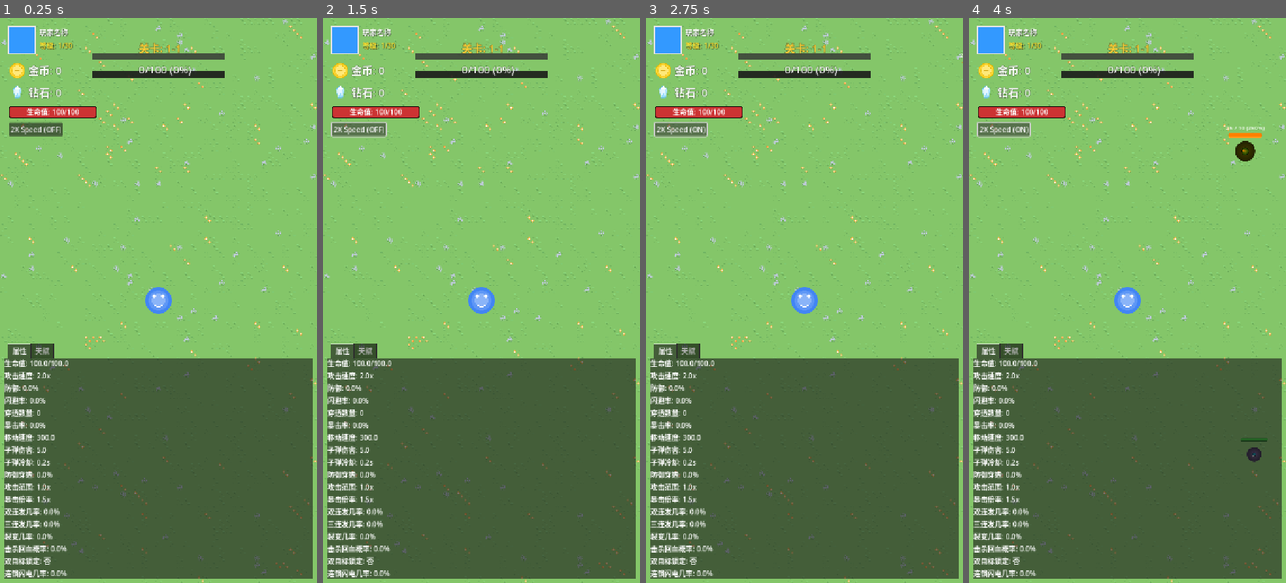
Above: before the commit, frames 1-4 (left to right).
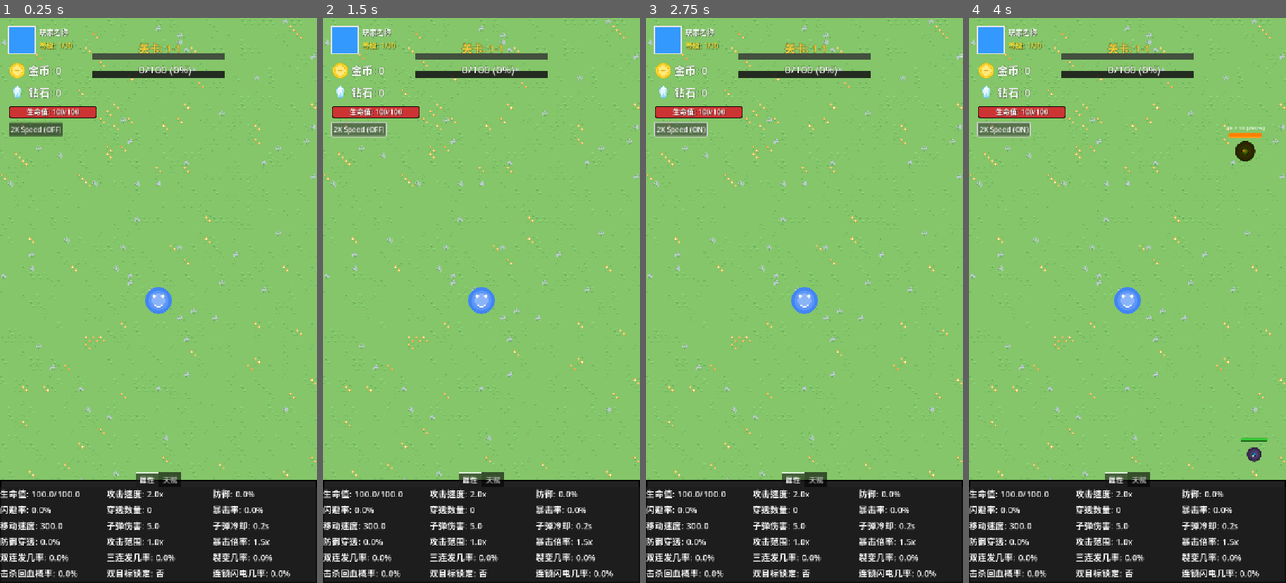
Above: after the commit, the same moments.

Repository: Jieice/Godot-MobileShooter
Game: Godot game, scene res://scenes/main.tscn
Same seed, same stepped clock (60 frames per second), same inputs: the game is played once before the commit and once after it.
Inputs:
- Up to frame 1 (0.25 s): no input
- Up to frame 2 (1.5 s): click "2X Speed (OFF)" at 0.5 s; click "2X Speed (ON)" at 1.25 s
- Up to frame 3 (2.75 s): click "2X Speed (OFF)" at 2 s
- Up to frame 4 (4 s): click "2X Speed (ON)" at 2.75 s; click "2X Speed (OFF)" at 3.5 s

The runs differ from the first frame. In frame 1, 39% of the frame differs, in the area x 0-100%, y 16-100%; in frame 2, 39%; in frame 3, 39%; in frame 4, 39%.

Commit message:
fix: talent panel auto refresh, button enable, and UI polish

Diff:
--- /dev/null
+++ b/assets/UI/final_dark_theme.tres
@@ -0,0 +1,62 @@
+[gd_resource type="Theme" load_steps=8 format=3 uid="uid://cc1tv5fsfdwgj"]
+
+[sub_resource type="StyleBoxFlat" id="StyleBoxFlat_fmaqj"]
+bg_color = Color(0.288518, 0.28851798, 0.28851798, 1)
+border_width_left = 2
+border_width_top = 2
+border_width_right = 2
+border_width_bottom = 2
+
+[sub_resource type="StyleBoxFlat" id="StyleBoxFlat_xjcug"]
+bg_color = Color(0.31431624, 0.31431606, 0.3143161, 1)
+border_width_left = 2
+border_width_top = 2
+border_width_right = 2
+border_width_bottom = 2
+
+[sub_resource type="StyleBoxFlat" id="StyleBoxFlat_cgv4o"]
+bg_color = Color(0.2, 0.2, 0.2, 1)
+border_width_left = 2
+border_width_top = 2
+border_width_right = 2
+border_width_bottom = 2
+border_color = Color(0.6419339, 0.64193404, 0.64193374, 1)
+
+[sub_resource type="StyleBoxFlat" id="StyleBoxFlat_lonwc"]
+bg_color = Color(0.04755766, 0.047557645, 0.047557645, 1)
+border_width_left = 2
+border_width_top = 2
+border_width_right = 2
+border_width_bottom = 2
+border_color = Color(0.5609549, 0.5609549, 0.5609547, 1)
+
+[sub_resource type="StyleBoxFlat" id="StyleBoxFlat_e3eu7"]
+bg_color = Color(0.13333334, 0.13333334, 0.13333334, 1)
+border_width_left = 3
+border_width_top = 3
+border_width_right = 3
+border_width_bottom = 3
+border_color = Color(0.011087579, 0.011087578, 0.01108758, 1)
+corner_detail = 10
+
+[sub_resource type="StyleBoxFlat" id="StyleBoxFlat_pek71"]
+bg_color = Color(0.2665752, 0.26657522, 0.26657507, 1)
+
+[sub_resource type="StyleBoxFlat" id="StyleBoxFlat_nwqal"]
+bg_color = Color(0.2, 0.6, 1, 1)
+
+[resource]
+Button/colors/font_color = Color(1, 1, 1, 1)
+Button/colors/font_hover_color = Color(1, 1, 1, 1)
+Button/colors/font_pressed_color = Color(0.7204674, 0.7204675, 0.7204674, 1)
+Button/colors/icon_disabled_color = Color(0.103743516, 0.10374353, 0.103743516, 1)
+Button/styles/disabled = SubResource("StyleBoxFlat_fmaqj")
+Button/styles/hover = SubResource("StyleBoxFlat_xjcug")
+Button/styles/normal = SubResource("StyleBoxFlat_cgv4o")
+Button/styles/pressed = SubResource("StyleBoxFlat_lonwc")
+Label/colors/font_color = Color(1, 1, 1, 1)
+Label/colors/font_shadow_color = Color(0, 0, 0, 0.49019608)
+Label/font_sizes/font_size = 16
+Panel/styles/panel = SubResource("StyleBoxFlat_e3eu7")
+ProgressBar/styles/background = SubResource("StyleBoxFlat_pek71")
+ProgressBar/styles/fill = SubResource("StyleBoxFlat_nwqal")
--- a/scenes/hud.tscn
+++ b/scenes/hud.tscn
@@ -4,7 +4,8 @@
 [ext_resource type="Script" uid="uid://bfq78wriabsgl" path="res://scripts/attribute_panel.gd" id="2_6fi6k"]
 [ext_resource type="Texture2D" uid="uid://cicmmieorh0ny" path="res://assets/sprites/coin.svg" id="2_uo2fv"]
 [ext_resource type="Texture2D" uid="uid://bb4b7pt0x4v7l" path="res://assets/sprites/diamond.svg" id="3_047uy"]
-[ext_resource type="Script" uid="uid://b3ku8b6u08lkb" path="res://scripts/talentstree.gd" id="3_v118s"]
+[ext_resource type="Theme" uid="uid://cc1tv5fsfdwgj" path="res://assets/UI/final_dark_theme.tres" id="4_047uy"]
+[ext_resource type="Script" uid="uid://dvf10u0fdb04h" path="res://scripts/talent_panel.gd" id="6_047uy"]
 
 [sub_resource type="LabelSettings" id="LabelSettings_047uy"]
 font_size = 24
@@ -35,13 +36,6 @@
 corner_radius_bottom_right = 5
 corner_radius_bottom_left = 5
 
-[sub_resource type="StyleBoxFlat" id="StyleBoxFlat_0i1j5"]
-bg_color = Color(0.2, 0.2, 0.2, 0.8)
-corner_radius_top_left = 8
-corner_radius_top_right = 8
-corner_radius_bottom_right = 8
-corner_radius_bottom_left = 8
-
 [node name="UI" type="CanvasLayer"]
 script = ExtResource("1_5ysmq")
 
@@ -191,6 +185,7 @@
 offset_top = 200.0
 offset_right = 220.0
 offset_bottom = 227.0
+theme = ExtResource("4_047uy")
 theme_override_colors/font_color = Color(1, 1, 1, 1)
 theme_override_colors/font_outline_color = Color(0, 0, 0, 1)
 theme_override_styles/background = SubResource("StyleBoxFlat_5pdws")
@@ -226,7 +221,7 @@
 offset_bottom = 100.0
 grow_horizontal = 2
 grow_vertical = 2
-theme_override_styles/panel = SubResource("StyleBoxFlat_0i1j5")
+theme = ExtResource("4_047uy")
 
 [node name="GameOverLabel" type="Label" parent="GameOverPanel"]
 layout_mode = 1
@@ -273,34 +268,55 @@
 grow_vertical = 0
 text = "重新开始"
 
-[node name="BottomPanel" type="TabContainer" parent="."]
+[node name="Panel" type="Panel" parent="."]
 anchors_preset = -1
-anchor_top = 0.7
+anchor_top = 0.81700003
 anchor_right = 1.0
 anchor_bottom = 1.0
-offset_left = 10.0
-offset_right = -10.0
-offset_bottom = -10.0
+offset_top = 0.23999023
 grow_horizontal = 2
 grow_vertical = 0
+size_flags_vertical = 4
+theme = ExtResource("4_047uy")
+
+[node name="BottomPanel" type="TabContainer" parent="Panel"]
+layout_mode = 1
+anchors_preset = -1
+anchor_top = -0.068
+anchor_right = 1.0
+anchor_bottom = 1.0
+offset_top = -0.087999344
+grow_horizontal = 2
+grow_vertical = 2
+tab_alignment = 1
 current_tab = 0
 
-[node name="属性" type="VBoxContainer" parent="BottomPanel"]
+[node name="属性" type="VBoxContainer" parent="Panel/BottomPanel"]
 layout_mode = 2
 script = ExtResource("2_6fi6k")
 metadata/_tab_index = 0
 
-[node name="天赋" type="VBoxContainer" parent="BottomPanel"]
+[node name="AttributesGrid" type="GridContainer" parent="Panel/BottomPanel/属性"]
+layout_mode = 2
+columns = 3
+
+[node name="天赋" type="VBoxContainer" parent="Panel/BottomPanel"]
 visible = false
 layout_mode = 2
-script = ExtResource("3_v118s")
+script = ExtResource("6_047uy")
 metadata/_tab_index = 1
 
-[node name="TalentDescription" type="Label" parent="BottomPanel/天赋"]
-layout_mode = 2
-text = "解锁并升级你的天赋能力"
-horizontal_alignment = 1
-
-[node name="HSeparator" type="HSeparator" parent="BottomPanel/天赋"]
-layout_mode = 2
-theme_override_constants/separation = 20
+[node name="TalentDescription" type="Label" parent="Panel/BottomPanel/天赋"]
+layout_mode = 2
+
+[node name="HSeparator" type="HSeparator" parent="Panel/BottomPanel/天赋"]
+layout_mode = 2
+
+[node name="TalentScroll" type="ScrollContainer" parent="Panel/BottomPanel/天赋"]
+layout_mode = 2
+size_flags_vertical = 3
+
+[node name="TalentList" type="VBoxContainer" parent="Panel/BottomPanel/天赋/TalentScroll"]
+layout_mode = 2
+size_flags_horizontal = 3
+size_flags_vertical = 3
--- a/scenes/main.tscn
+++ b/scenes/main.tscn
@@ -7,10 +7,11 @@
 [ext_resource type="Script" uid="uid://bp5g7041scqt2" path="res://scripts/enemy_spawner.gd" id="3_2ynop"]
 [ext_resource type="PackedScene" uid="uid://c8j6y4q3xgkwv" path="res://scenes/enemy.tscn" id="3_enemy_scene"]
 [ext_resource type="Texture2D" uid="uid://cfmecc5nx6aoq" path="res://assets/sprites/tilemap_packed.png" id="7_o6xl0"]
-[ext_resource type="PackedScene" path="res://scenes/enemy_normal.tscn" id="7_ya4ey"]
-[ext_resource type="PackedScene" path="res://scenes/enemy_elite.tscn" id="8_eb6dy"]
+[ext_resource type="PackedScene" uid="uid://cmrixe6xtxv3n" path="res://scenes/enemy_normal.tscn" id="7_ya4ey"]
+[ext_resource type="PackedScene" uid="uid://u7brs46k6vja" path="res://scenes/enemy_elite.tscn" id="8_eb6dy"]
 [ext_resource type="PackedScene" uid="uid://bld8jks2mhktu" path="res://scenes/hud.tscn" id="8_tipki"]
-[ext_resource type="PackedScene" path="res://scenes/enemy_boss.tscn" id="9_trceg"]
+[ext_resource type="PackedScene" uid="uid://dg4njxk1asr2c" path="res://scenes/enemy_boss.tscn" id="9_trceg"]
+[ext_resource type="Script" uid="uid://br0j1o0tptpca" path="res://scripts/level_manager.gd" id="12_eb6dy"]
 
 [sub_resource type="TileSetAtlasSource" id="TileSetAtlasSource_tipki"]
 texture = ExtResource("7_o6xl0")
@@ -248,3 +249,6 @@
 script = ExtResource("1_talents_script")
 
 [node name="UI" parent="." instance=ExtResource("8_tipki")]
+
+[node name="LevelManager" type="Node" parent="."]
+script = ExtResource("12_eb6dy")
--- a/scripts/attribute_panel.gd
+++ b/scripts/attribute_panel.gd
@@ -37,13 +37,25 @@
 		{"name": "DualTargetLabel", "label": "双目标锁定: "},
 		{"name": "ChainLightningChanceLabel", "label": "连锁闪电几率: "}
 	]
-
+	# 获取GridContainer
+	var grid = get_node_or_null("AttributesGrid")
+	if not grid:
+		push_error("AttributesGrid not found in AttributePanel!")
+		return
+	# 清空GridContainer
+	for child in grid.get_children():
+		child.queue_free()
 	for stat_info in stats_to_create:
-		var existing_label = get_node_or_null(stat_info.name)
+		var existing_label = grid.get_node_or_null(stat_info.name)
 		if not existing_label:
 			var new_label = Label.new()
 			new_label.name = stat_info.name
-			add_child(new_label)
+			new_label.text = stat_info.label
+			# 可选：设置字体大小和最小宽度
+			new_label.add_theme_font_size_override("font_size", 20)
+			new_label.custom_minimum_size = Vector2(120, 32)
+			new_label.size_flags_horizontal = Control.SIZE_EXPAND_FILL # 让每列均分
+			grid.add_child(new_label)
 
 # 当GameAttributes属性变化时更新
 func _on_game_attributes_changed(attribute_name, value):
@@ -60,7 +72,7 @@
 			return
 
 	var stats = [
-		{"name": "HealthLabel", "label": "生命值: ", "value": str(GameAttributes.health) + "/" + str(GameAttributes.max_health)}, # 直接从GameAttributes获取生命值
+		{"name": "HealthLabel", "label": "生命值: ", "value": str(GameAttributes.health) + "/" + str(GameAttributes.max_health)},
 		{"name": "AttackSpeedLabel", "label": "攻击速度: ", "value": str(snapped(GameAttributes.attack_speed, 0.1)) + "x"},
 		{"name": "DefenseLabel", "label": "防御: ", "value": str(snappedf(GameAttributes.defense * 100, 0.1)) + "%"},
 		{"name": "DodgeChanceLabel", "label": "闪避率: ", "value": str(snappedf(GameAttributes.dodge_chance * 100, 0.1)) + "%"},
@@ -79,12 +91,12 @@
 		{"name": "DualTargetLabel", "label": "双目标锁定: ", "value": ("是" if GameAttributes.dual_target_enabled else "否")},
 		{"name": "ChainLightningChanceLabel", "label": "连锁闪电几率: ", "value": str(snappedf(GameAttributes.chain_lightning_chance * 100, 0.1)) + "%"}
 	]
+	# 获取GridContainer
+	var grid = get_node_or_null("AttributesGrid")
+	if not grid:
+		push_error("AttributesGrid not found in AttributePanel!")
+		return
 	for stat in stats:
-		var label = get_node_or_null(stat.name)
+		var label = grid.get_node_or_null(stat.name)
 		if label:
 			label.text = stat["label"] + stat["value"]
-		# else: # 移除动态创建标签的逻辑，因为_initialize_attribute_labels已经创建了
-		#	var new_label = Label.new()
-		#	new_label.name = stat.name
-		#	new_label.text = stat["label"] + stat["value"]
-		#	add_child(new_label)
--- a/scripts/hud.gd
+++ b/scripts/hud.gd
@@ -71,8 +71,8 @@
 	# 初始化分数显示
 	_on_score_updated(_game_manager.score)
 
-	# 初始化钻石显示
-	_on_diamonds_changed(GameAttributes.diamonds)
+	# 初始化钻石显示，进行null检查
+	_on_diamonds_changed(GameAttributes.diamonds if GameAttributes.diamonds != null else 0)
 
 	# 初始化血条
 	update_health_bar(_player.health, _player.max_health)
@@ -83,7 +83,8 @@
 	# 初始化经验条
 	var level_manager = get_node("/root/LevelManager")
 	if level_manager:
-		update_exp_bar(level_manager.player_exp, level_manager.exp_to_next_level)
+		update_exp_bar(level_manager.player_exp if level_manager.player_exp != null else 0, \
+					 level_manager.exp_to_next_level if level_manager.exp_to_next_level != null else 100)
 	else:
 		print("HUD: 警告: 无法找到LevelManager节点，经验条初始化失败")
 
@@ -133,7 +134,7 @@
 			exp_bar.modulate = Color(0.2, 0.6, 1.0, 1) # 默认蓝色
 
 # 更新关卡显示
-func update_level_display(level_number: int = null, level_data: Dictionary = {}):
+func update_level_display(level_number: Variant = null, _level_data: Dictionary = {}):
 	print("HUD: update_level_display() called")
 	if has_node("LevelUI/LevelPanel/InGameLevel"):
 		if level_number != null:
@@ -174,7 +175,7 @@
 	if talent_panel and talent_panel.has_method("_refresh"):
 		talent_panel._refresh()
 
-func _on_talent_points_changed(talent_points):
+func _on_talent_points_changed(_talent_points):
 	# 刷新天赋面板UI
 	var talent_panel = get_node_or_null("BottomPanel/天赋") # 假设天赋面板在BottomPanel下，且节点名为"天赋"
 	if talent_panel and talent_panel.has_method("_refresh"):
--- a/scripts/level_manager.gd
+++ b/scripts/level_manager.gd
@@ -314,6 +314,7 @@
 	# 每升1级获得1点天赋点（总共30级=30点）
 	talent_points += 1
 	total_talent_points += 1
+	print("LevelManager: 升级后天赋点: ", talent_points, " 总天赋点: ", total_talent_points)
 	emit_signal("talent_points_changed", talent_points)
 	print("获得天赋点! 当前天赋点: ", talent_points)
 
--- a/scripts/talent_panel.gd
+++ b/scripts/talent_panel.gd
@@ -3,69 +3,91 @@
 var talents_node: Node = null
 
 func _ready():
-    talents_node = get_node_or_null("/root/Talents")
-    if talents_node:
-        # talents_node.connect("talent_point_used", Callable(self, "_refresh")) # 移除此行，避免重复刷新
-        # talents_node.connect("talent_unlocked", Callable(self, "_refresh")) # 移除此行，避免重复刷新
-        pass # 确保if块不为空
-    _refresh()
+	print("Talent panel ready")
+	talents_node = get_node_or_null("/root/Talents")
+	print("talents_node:", talents_node)
+	var level_manager = get_node_or_null("/root/LevelManager")
+	if level_manager:
+		level_manager.connect("talent_points_changed", Callable(self, "_refresh"))
+		level_manager.connect("player_level_up", Callable(self, "_refresh"))
+	_refresh()
 
-func _refresh():
-    if not talents_node:
-        return
+func _refresh(_arg = null):
+	print("refresh called")
+	if not talents_node:
+		print("talents_node is null, abort refresh")
+		return
 
-    # 移除旧的“可用天赋点”标签（如果有）
-    for child in get_children():
-        if child is Label and child.name == "AvailableTalentPointsLabel": # 给Label一个唯一的名字
-            child.queue_free()
+	var list = get_node_or_null("TalentScroll/TalentList")
+	print("TalentList node:", list)
+	if not list:
+		print("TalentList not found!")
+		return
+	for c in list.get_children():
+		c.queue_free()
 
-    # 更新点数显示
-    var points_label = Label.new()
-    points_label.name = "AvailableTalentPointsLabel"
-    points_label.text = "可用天赋点: " + str(talents_node.get_remaining_talent_points())
-    add_child(points_label)
+	var level_manager = get_node("/root/LevelManager")
+	var points = 0
+	if level_manager:
+		points = level_manager.talent_points
+	var points_label = Label.new()
+	points_label.text = "可用天赋点: " + str(points)
+	points_label.add_theme_font_size_override("font_size", 16)
+	points_label.add_theme_color_override("font_color", Color(1, 1, 0.5, 1))
+	list.add_child(points_label)
 
-    # 清空天赋列表
-    var list = get_node("TalentList")
-    for c in list.get_children():
-        c.queue_free()
+	print("刷新天赋面板，当前可用天赋点：", talents_node.get_remaining_talent_points())
+	for tid in talents_node.talent_definitions.keys():
+		var def = talents_node.talent_definitions[tid]
+		var current_level = talents_node.get_talent_level(tid)
+		var can_upgrade_check = talents_node.can_upgrade_talent(tid, talents_node.get_remaining_talent_points())
+		print("天赋ID:", tid, "can_upgrade_check:", can_upgrade_check)
 
-    # 遍历所有天赋
-    for tid in talents_node.talent_definitions.keys():
-        var def = talents_node.talent_definitions[tid]
-        var current_level = talents_node.get_talent_level(tid)
-        var hbox = HBoxContainer.new()
+		var hbox = HBoxContainer.new()
+		hbox.size_flags_horizontal = Control.SIZE_EXPAND_FILL
+		hbox.custom_minimum_size = Vector2(0, 60)
 
-        var name_label = Label.new()
-        name_label.text = def.name + " (Lv." + str(current_level) + "/" + str(def.max_level) + ")"
-        hbox.add_child(name_label)
+		var vbox = VBoxContainer.new()
+		vbox.size_flags_horizontal = Control.SIZE_EXPAND_FILL
+		var name_label = Label.new()
+		name_label.text = "%s (Lv.%d/%d)" % [def.name, current_level, def.max_level]
+		name_label.add_theme_font_size_override("font_size", 16)
+		vbox.add_child(name_label)
+		var desc_label = Label.new()
+		desc_label.text = def.descriptions[0] if def.descriptions.size() > 0 else ""
+		desc_label.add_theme_font_size_override("font_size", 12)
+		desc_label.modulate = Color(0.8, 0.8, 0.8, 1)
+		vbox.add_child(desc_label)
+		hbox.add_child(vbox)
 
-        var desc_label = Label.new()
-        if current_level > 0:
-            # 显示当前等级的效果描述
-            desc_label.text = def.descriptions[current_level - 1]
-        else:
-            # 未解锁时显示解锁所需等级和点数
-            var required_level_info = ""
-            if def.required_levels.size() > 0:
-                required_level_info = "[需要等级: " + str(def.required_levels[0]) + ", 点数: " + str(def.cost_per_level[0]) + "]"
-            desc_label.text = "未解锁 " + required_level_info
-        hbox.add_child(desc_label)
+		var progress = ProgressBar.new()
+		progress.value = current_level
+		progress.max_value = def.max_level
+		progress.size_flags_horizontal = Control.SIZE_EXPAND_FILL
+		progress.custom_minimum_size = Vector2(120, 24)
+		hbox.add_child(progress)
 
-        var btn = Button.new()
-        btn.text = "升级"
-        # 修正disabled状态判断
-        var can_upgrade_result = talents_node.can_upgrade_talent(tid, talents_node.get_remaining_talent_points())
-        btn.disabled = not can_upgrade_result.ok
+		var btn = Button.new()
+		btn.text = "升级"
+		btn.custom_minimum_size = Vector2(60, 40)
+		btn.size_flags_horizontal = Control.SIZE_FILL
+		btn.disabled = not can_upgrade_check.ok
+		btn.connect("pressed", Callable(self, "_on_upgrade_pressed").bind(tid))
+		hbox.add_child(btn)
 
-        # 只有在可以升级时才连接信号，避免不必要的连接
-        if not btn.disabled:
-            btn.connect("pressed", Callable(self, "_on_upgrade_pressed").bind(tid))
-        hbox.add_child(btn)
-        list.add_child(hbox)
+		var talent_vbox = VBoxContainer.new()
+		talent_vbox.size_flags_horizontal = Control.SIZE_EXPAND_FILL
+		talent_vbox.add_child(hbox)
+		if not can_upgrade_check.ok:
+			var reason_label = Label.new()
+			reason_label.text = can_upgrade_check.reason
+			reason_label.add_theme_color_override("font_color", Color(1, 0.5, 0.5, 1))
+			reason_label.size_flags_horizontal = Control.SIZE_EXPAND_FILL
+			talent_vbox.add_child(reason_label)
+		list.add_child(talent_vbox)
 
 func _on_upgrade_pressed(talent_id):
-    if talents_node:
-        var upgraded = talents_node.upgrade_talent(talent_id)
-        if upgraded:
-            _refresh() # 立即刷新UI
+	if talents_node:
+		var upgraded = talents_node.upgrade_talent(talent_id, talents_node.get_remaining_talent_points())
+		if upgraded:
+			_refresh() # 立即刷新UI
--- a/scripts/talents.gd
+++ b/scripts/talents.gd
@@ -352,8 +352,7 @@
 func get_remaining_talent_points():
 	var level_manager = get_node("/root/LevelManager")
 	if level_manager:
-		# 总天赋点数由LevelManager提供
-		return level_manager.total_talent_points - get_used_talent_points() # 从总点数减去已使用点数
+		return level_manager.talent_points
 	return 0
 
 # 重置天赋（用于测试）
Not shown: 1 places in scenes/main.tscn that only renumber resources
